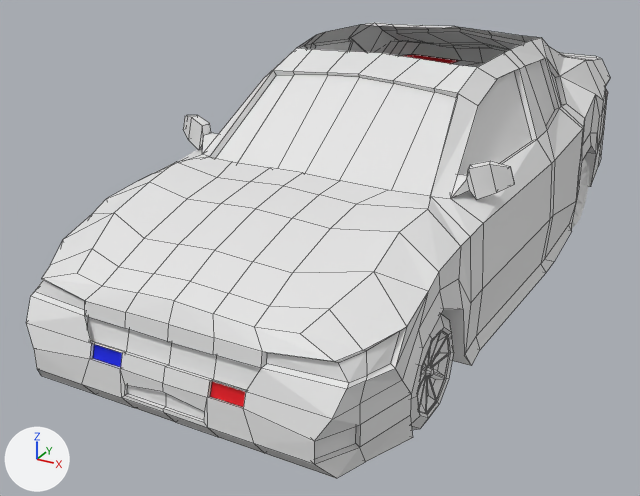
Renders of the Blender file Assets/Modles3D/Cars/Car04.blend from each side of a commit.
Camera for both pictures: a 50 mm lens placed at (1.37, -2.96, 1.58), pointed at (-0.17, -0.17, 0.18). Lighting does not change. The marker at lower left points along +X, +Y and +Z. Mesh edges are drawn as thin lines on the coarser meshes.

Objects in the first picture: 'CarBody', 'Glas', 'WheelFront'.
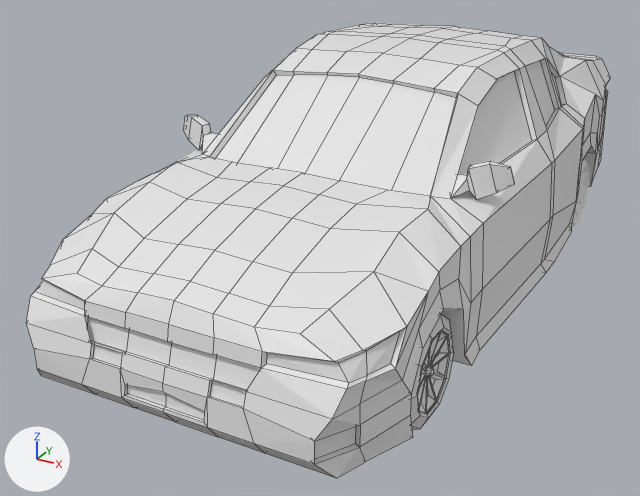
Edits to the bpy script that builds the scene:
```text
Change me_plane:
    used by ob_carbody; location = (0.0, 0.0, 0.0)
    remove me_plane.from_pydata(...)  # 637 vertices, 601 faces, 1 loose edge; spans x -0.64..0.64, y -1.37..1.51, z 0.09..0.95
    add me_plane.from_pydata(...)  # 647 vertices, 622 faces; spans x -0.64..0.64, y -1.37..1.51, z 0.09..0.94
    me_plane part 1
    2 vertices are removed from x 0.12..0.35, y 0.33, z 0.94..0.95
    1 loose edge is deleted
    12 vertices are added at x -0.35..0.35, y 0.24..0.58, z 0.91..0.94
    21 new faces join them, mat_carcolor (its picture is missing)
    me_plane part 2: 2 faces spanning x -0.27..0.26, y -1.35..1.49, z 0.27..0.36 switch from mat_rotlicht (red #e70016) to mat_carcolor (its picture is missing)
    me_plane part 3: 2 faces spanning x -0.26..0.27, y -1.35..1.49, z 0.27..0.36 switch from mat_blaulicht (blue #0019e7) to mat_carcolor (its picture is missing)
```

What differs and where, as boxes (x1, y1, x2, y2) in the pictures (640 x 496 px):
part 1 of me_plane, built on: after (297, 24, 542, 67)
part 2 of me_plane, recoloured (red to white): (210, 381, 245, 407) in both
part 3 of me_plane, recoloured (blue to white): (93, 344, 122, 367) in both
